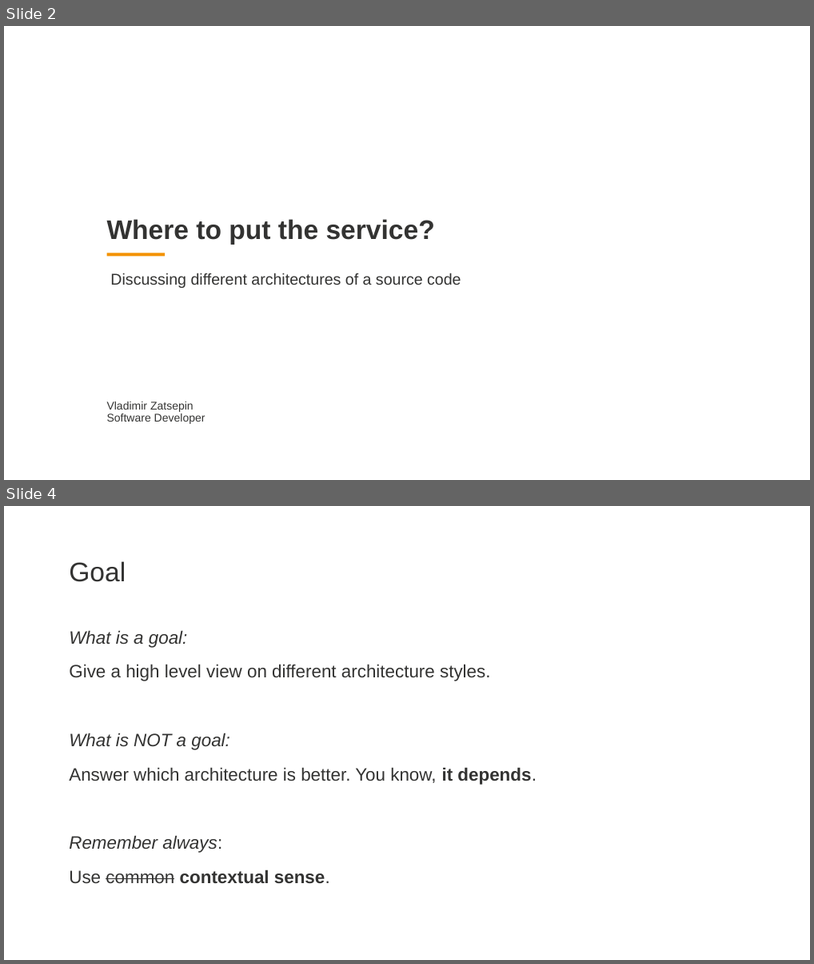
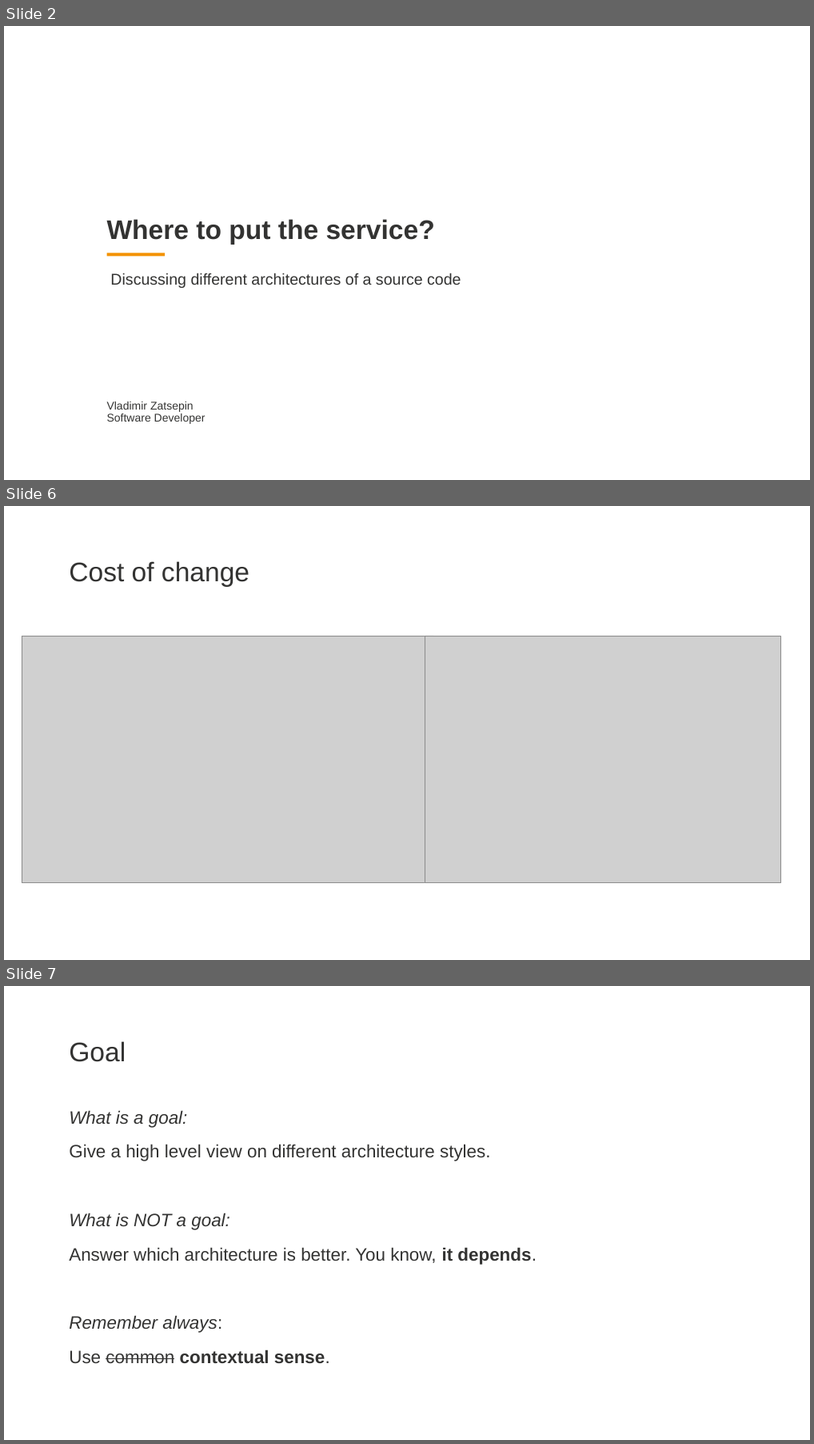
Before and after one commit to zatsepinvl/where-to-put-the-service, a slide deck: Where to put the service.pptm. Shown one above the other, each under a label of ours: slides 2 and 4 before the commit, slides 2, 6 and 7 after it; the slides between them are not shown. The pictures are 814x964 and 814x1444 pixels, drawn with LibreOffice and Linux fonts; fonts in the diff are those of the drawing; grey boxes stand for pictures; background and template pictures are left out. Boxes give left, top, right and bottom in pixels: in the first picture for what was removed or moved away, otherwise in the second. Text is boxed around its words. In the diff, an @@ line names an element or a change of style, - is before the commit and + after.

```diff
--- a/Where to put the service.pptm
+++ b/Where to put the service.pptm
@@ slide 6 added at (4,506,810,960), background #FFFFFF @@
@@ title added at (69,561,250,586), 48 pt, text #333332 @@
+Cost of change
@@ picture added at (22,636,434,883) @@
@@ picture added at (425,636,781,883) @@
@@ what was slide 4 is now slide 7 @@
```
Also in this commit, not shown: 5 slides changed, 5 other slides added, 2 slides removed, 12 other files.
